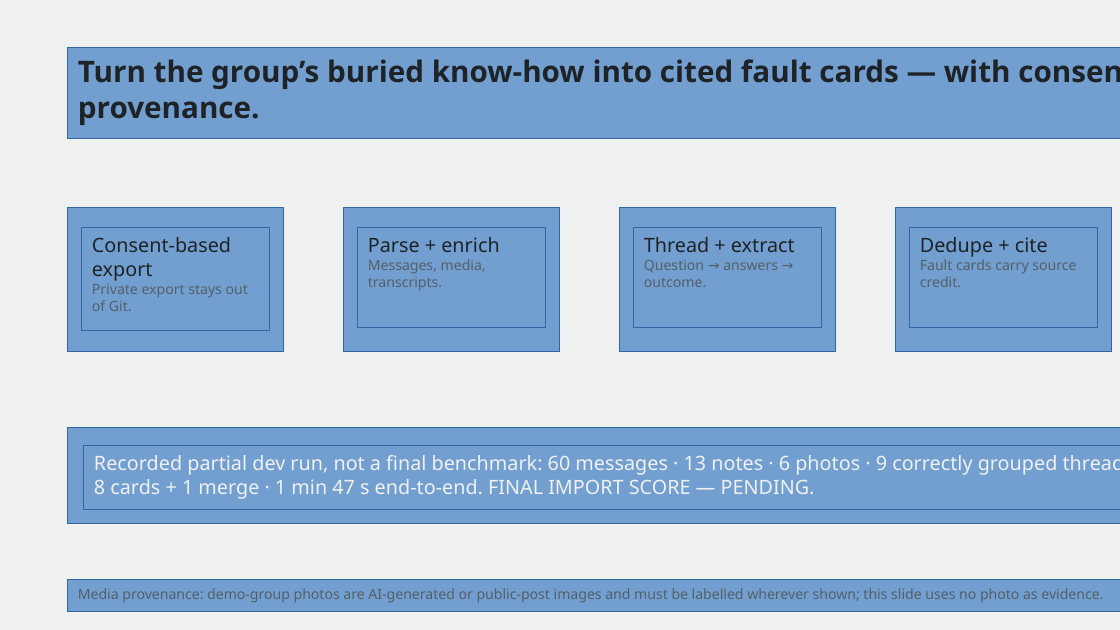
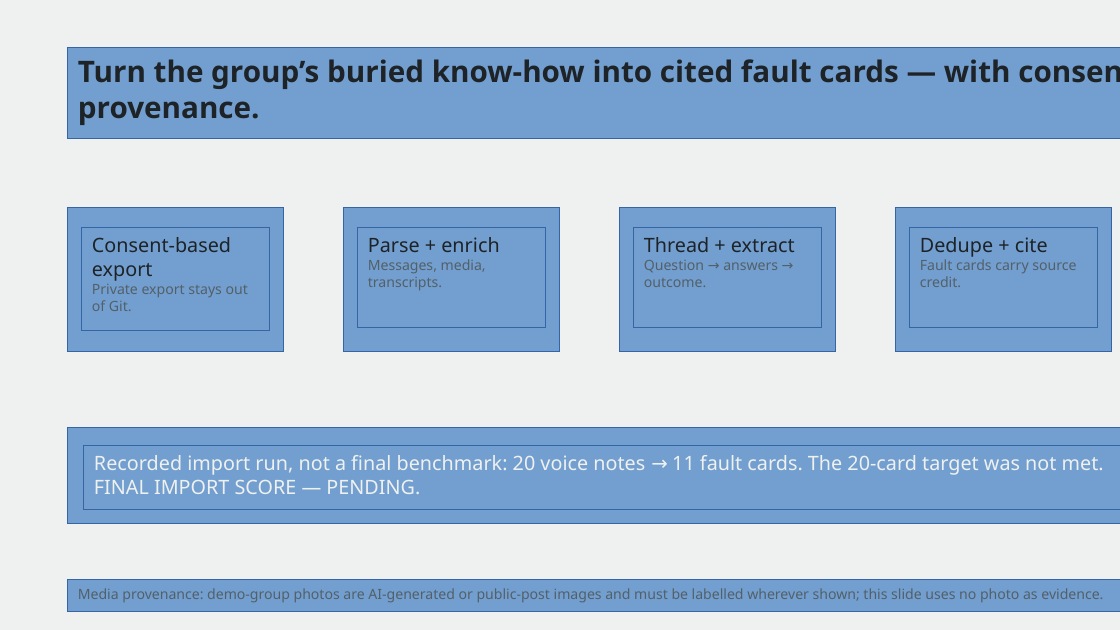
Before and after one commit to KaustubhUp025/ustaad, a slide deck: slide 6 of docs/ustaad-deck-skeleton.odp. Drawn at 1120x630 pixels with LibreOffice and Linux fonts; fonts in the diff are those of the drawing. Boxes give left, top, right and bottom in pixels: in the first picture for what was removed or moved away, otherwise in the second. Text is boxed around its words. In the diff, an @@ line names an element or a change of style, - is before the commit and + after.

```diff
--- a/docs/ustaad-deck-skeleton.odp
+++ b/docs/ustaad-deck-skeleton.odp
@@ text in rectangle at <box>94,455,1104,494</box>: text changed @@
-Recorded partial dev run, not a final benchmark: 60 messages · 13 notes · 6 photos · 9 correctly grouped threads · 8 cards + 1 merge · 1 min 47 s end-to-end. FINAL IMPORT SCORE — PENDING.
+Recorded import run, not a final benchmark: 20 voice notes → 11 fault cards. The 20-card target was not met. FINAL IMPORT SCORE — PENDING.
```
Also in this commit, not shown: 4 other slides changed, 4 other files.
